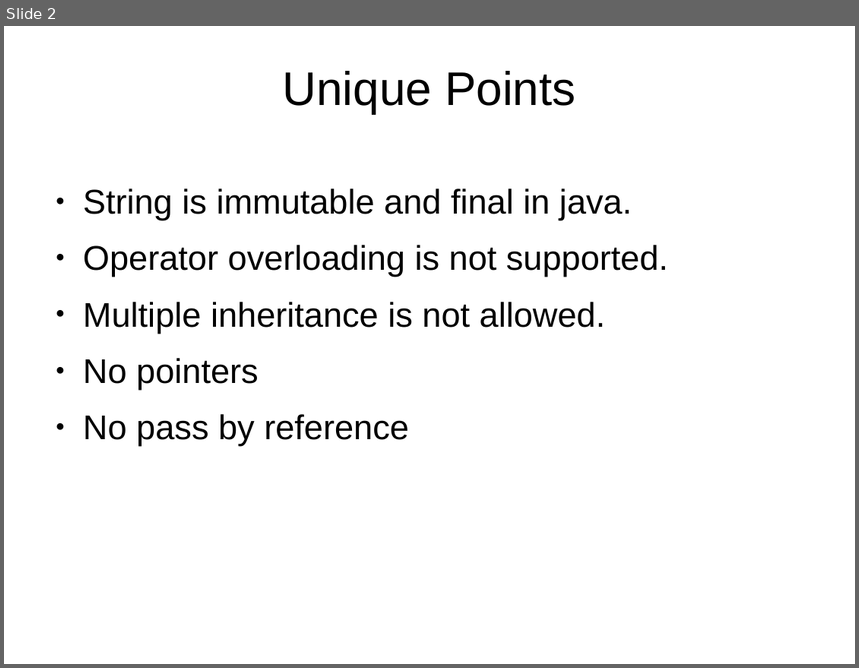
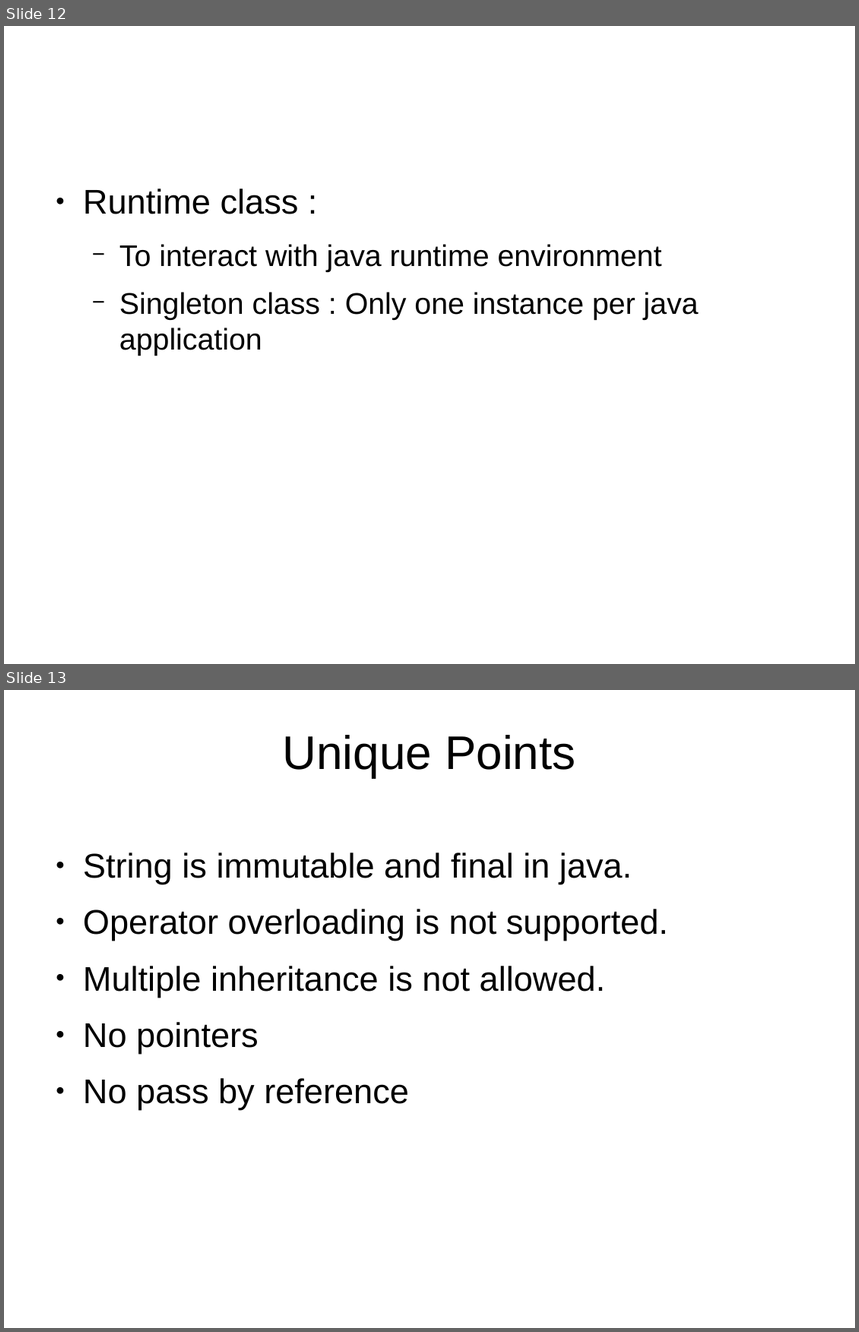
Before and after one commit to tanmayrajani/Internship_PreWork, a slide deck: Java/Java_Notes.odp. Shown one above the other, each under a label of ours: slide 2 before the commit, slides 12 and 13 after it. The pictures are 859x668 and 859x1332 pixels, drawn with LibreOffice and Linux fonts; fonts in the diff are those of the drawing; background and template pictures are left out. Boxes give left, top, right and bottom in pixels: in the first picture for what was removed or moved away, otherwise in the second. Text is boxed around its words. In the diff, an @@ line names an element or a change of style, - is before the commit and + after.

```diff
--- a/Java/Java_Notes.odp
+++ b/Java/Java_Notes.odp
@@ slide 12 added at [4,26,855,664], background picture (left out) @@
@@ text added at [83,189,699,356], 27.9 pt, text #000000 @@
+● Runtime class :
+  − To interact with java runtime environment
+  − Singleton class : Only one instance per java application
@@ what was slide 2 is now slide 13 @@
```
Also in this commit, not shown: 10 other slides added, 4 other files.
